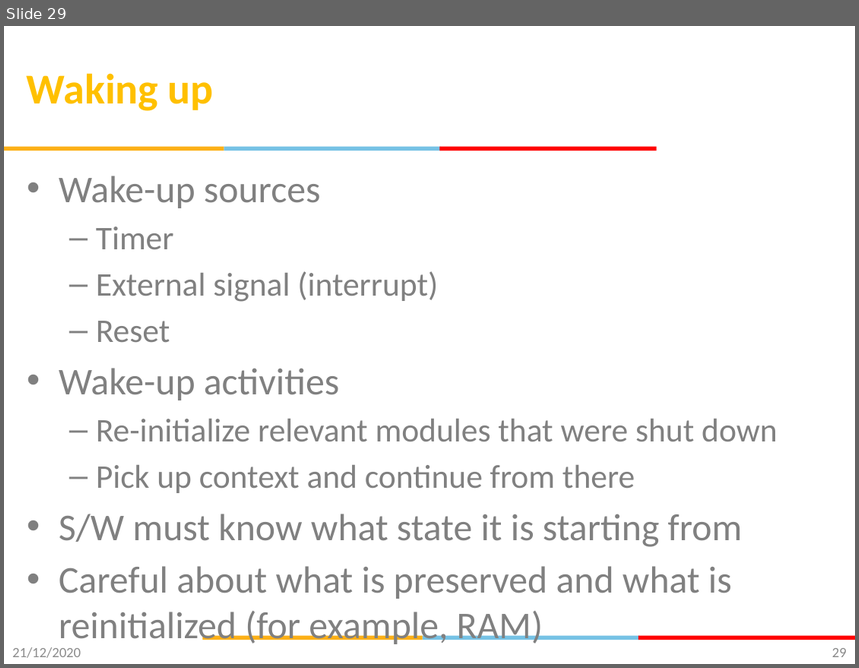
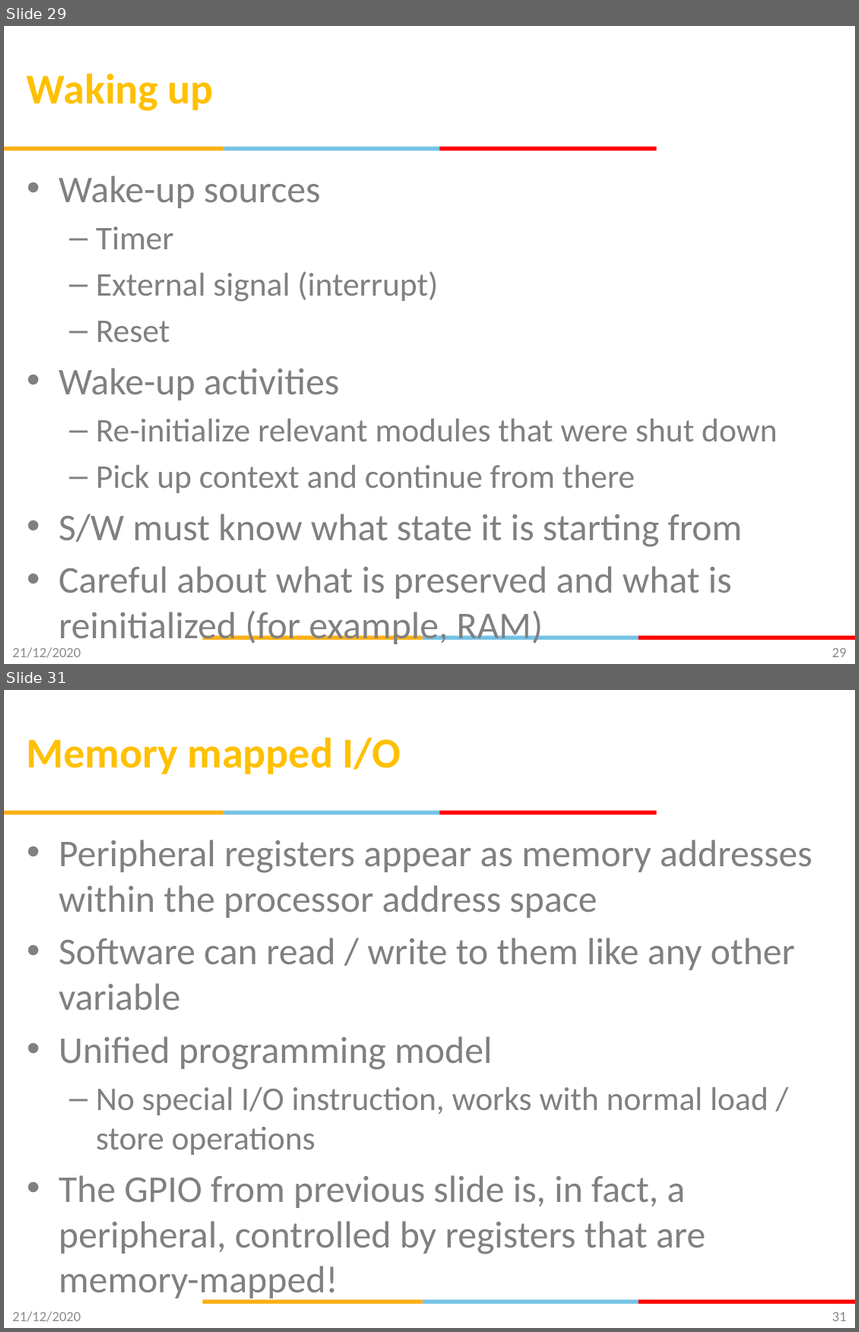
Before and after one commit to gsaurabhr-teaching/csg523-material, a slide deck: Lec-6-8-embedded-fundamentals.pptx. Shown one above the other, each under a label of ours: slide 29 before the commit, slides 29 and 31 after it; the slides between them are not shown. The pictures are 859x668 and 859x1332 pixels, drawn with LibreOffice and Linux fonts; fonts in the diff are those of the drawing; background and template pictures are left out. Boxes give left, top, right and bottom in pixels: in the first picture for what was removed or moved away, otherwise in the second. Text is boxed around its words. In the diff, an @@ line names an element or a change of style, - is before the commit and + after.

```diff
--- a/Lec-6-8-embedded-fundamentals.pptx
+++ b/Lec-6-8-embedded-fundamentals.pptx
@@ slide 31 added at (4, 690, 855, 1328), background #FFFFFF; not listed: 6 template elements that a slide beside it also shows @@
@@ title added at (27, 737, 401, 774), 36 pt, text #FFC000, bold @@
+Memory mapped I/O
@@ text added at (59, 840, 813, 1303), 32 pt, text #808080 @@
+• Peripheral registers appear as memory addresses within the processor address space
+• Software can read / write to them like any other variable
+• Unified programming model
+  – No special I/O instruction, works with normal load / store operations
+• The GPIO from previous slide is, in fact, a peripheral, controlled by registers that are memory-mapped!
@@ text added at (12, 1312, 81, 1322), 12 pt, text #8C8C8C @@
+21/12/2020
@@ page number added at (832, 1312, 847, 1322), 12 pt, text #898989 @@
+31
```
Also in this commit, not shown: 8 slides changed, 11 other slides added.
